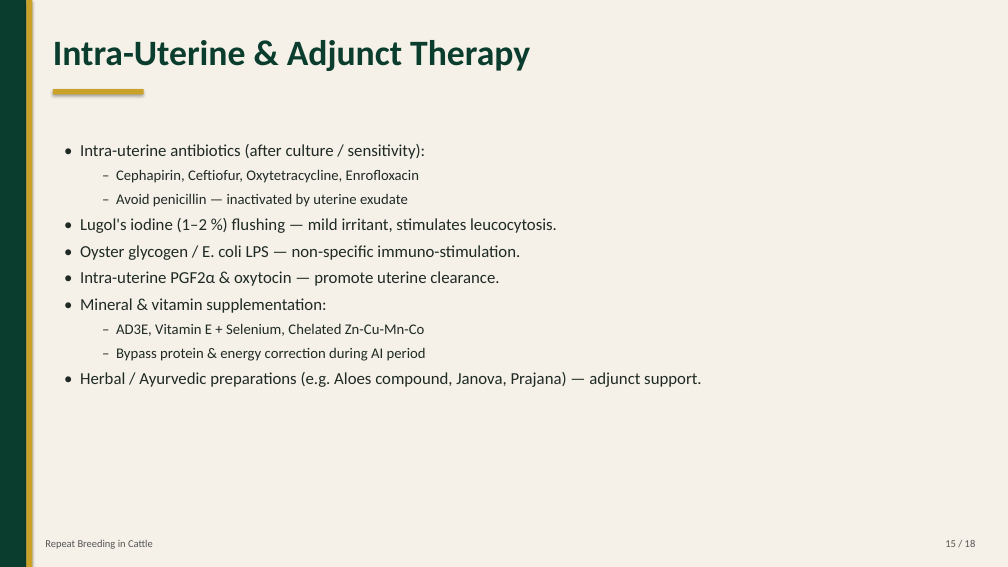
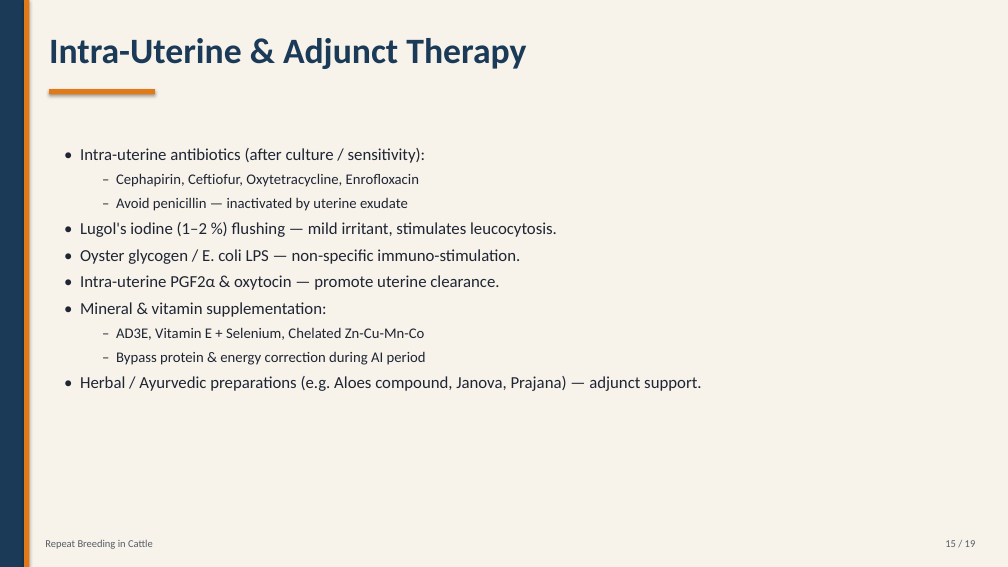
Before and after one commit to shumonlaskar9-cell/MAIN-KIRO, a slide deck: slide 15 of Repeat_Breeding.pptx. Drawn at 1008x567 pixels with LibreOffice and Linux fonts; fonts in the diff are those of the drawing. Boxes give left, top, right and bottom in pixels: in the first picture for what was removed or moved away, otherwise in the second. Text is boxed around its words. In the diff, an @@ line names an element or a change of style, - is before the commit and + after.

Commit message:
Refresh deck: navy/amber theme, 5 photos, buffalo-specific slide

```diff
--- a/Repeat_Breeding.pptx
+++ b/Repeat_Breeding.pptx
@@ rectangle at (x1=0, y1=0, x2=1008, y2=567): fill #F5F1E8 to #F7F3EB @@
@@ rectangle at (x1=0, y1=0, x2=24, y2=567): fill #0B3D2E to #1B3A57 @@
@@ rectangle moved from (x1=26, y1=0, x2=33, y2=567) to (x1=24, y1=0, x2=29, y2=567) @@
@@ rectangle at (x1=24, y1=0, x2=29, y2=567): fill #C9A227 to #E07A18 @@
@@ text "Intra-Uterine & Adjunct Therapy" at (x1=49, y1=38, x2=526, y2=69): text colour #0B3D2E to #1B3A57 @@
@@ rectangle at (x1=49, y1=89, x2=155, y2=95): fill #C9A227 to #E07A18 @@
@@ rectangle resized from (x1=53, y1=89, x2=144, y2=95) to (x1=49, y1=89, x2=155, y2=95) @@
@@ text "• Intra-uterine antibiotics (after culture ..." at (x1=80, y1=148, x2=701, y2=391): text colour #1F2A24 to #1F2533 @@
@@ text "Repeat Breeding in Cattle" at (x1=45, y1=540, x2=153, y2=549): text colour #555555 to #555C66 @@
@@ text at (x1=945, y1=540, x2=976, y2=547): text changed; text colour #555555 to #555C66 @@
-15 / 18
+15 / 19
```
Also in this commit, not shown: 17 other slides changed, 1 slide added, 6 other files.
